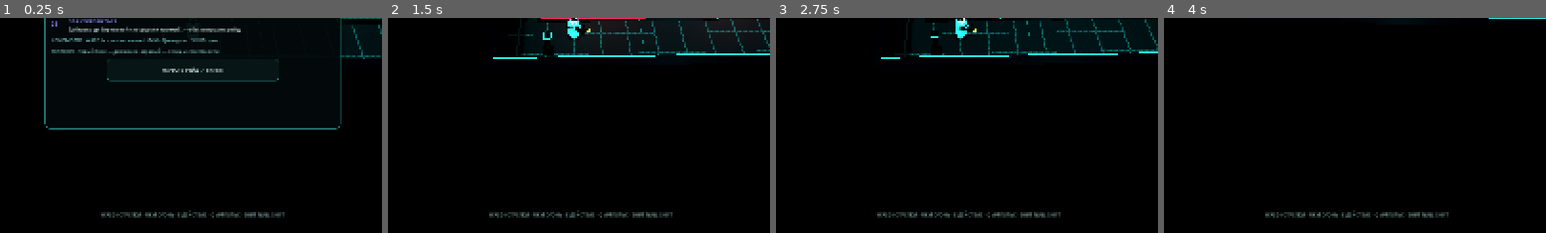
Above: before the commit, frames 1-4 (left to right).
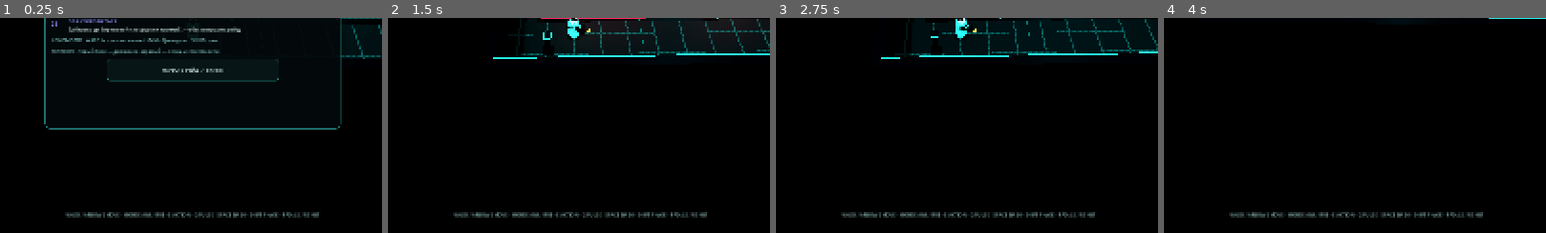
Above: after the commit, the same moments.

Repository: HADJAL001/osgard-world
Game: Godot game, scene res://scenes/main.tscn
Two runs of this game, one before a commit and one after it. Both use one fixed random seed, a clock stepped at 60 frames per second and the inputs below.
Inputs (mouse positions are % of the whole screen's width and height, from its top left):
- Up to frame 1 (0.25 s): no input
- Up to frame 2 (1.5 s): click "НАЧАТЬ РЕЙД / ENTER" at 0.5 s; click "DIAG / F3" at 1.25 s
- Up to frame 3 (2.75 s): click "QUALITY / CINEMATIC" at 2 s
- Up to frame 4 (4 s): tap Enter at 2.75, 3.6 s; move the mouse to (72, 45) at 2.77 s; hold Right 2.78-3.53 s; tap U at 2.85, 3.8 s; click (72, 45) at 2.92 s; tap Space at 3.02, 3.77 s; move the mouse to (30, 55) at 3.52 s; hold Down from 3.53 s (still down); click (30, 55) at 3.67 s
The pictures show only the part of the screen within x 25-75%, y 50-100%; the shares and areas given below are measured in that part.

The runs differ from the first frame. In frame 1, 1.0% of the frame differs, in the area x 17-84%, y 89-93%; in frame 2, 1.0%; in frame 3, 1.0%; in frame 4, 1.0%.

Commit message:
Add native Godot gamepad controls and aim assist

Diff:
--- a/godot/null-shift/scripts/main.gd
+++ b/godot/null-shift/scripts/main.gd
@@ -122,6 +122,13 @@
 var paused_game := false
 var mouse_firing := false
 var touch_firing := false
+var gamepad_device_id := -1
+var gamepad_mode_active := false
+var gamepad_move := Vector2.ZERO
+var gamepad_aim := Vector2.ZERO
+var gamepad_fire_held := false
+const GAMEPAD_MOVE_DEADZONE := 0.20
+const GAMEPAD_AIM_DEADZONE := 0.24
 var sound_enabled := true
 var reduced_motion := false
 var player_aim := Vector3.FORWARD
@@ -223,6 +230,11 @@
 
 func _ready() -> void:
 	_reset_runtime_collections()
+	if not Input.joy_connection_changed.is_connected(_on_joy_connection_changed):
+		Input.joy_connection_changed.connect(_on_joy_connection_changed)
+	var connected_gamepads: Array = Input.get_connected_joypads()
+	if not connected_gamepads.is_empty():
+		gamepad_device_id = int(connected_gamepads[0])
 	_load_career()
 	_resolve_shared_challenge()
 	_create_materials()
@@ -349,6 +361,7 @@
 func _physics_process(delta: float) -> void:
 	if paused_game or mission_finished:
 		return
+	_poll_gamepad_state()
 	var dt := minf(delta, 0.05)
 	fire_cooldown = maxf(0.0, fire_cooldown - dt)
 	dash_cooldown = maxf(0.0, dash_cooldown - dt)
@@ -363,20 +376,34 @@
 	_check_phase_lane_damage()
 	# Keep the evade window open through movement, hostile attacks and lane damage for this physics tick.
 	dash_timer = maxf(0.0, dash_timer - dt)
-	if touch_firing or mouse_firing:
+	if touch_firing or mouse_firing or gamepad_fire_held:
 		_fire_weapon()
 	if player_health <= 0.0:
 		_finish_mission(false)
 
 func _unhandled_input(event: InputEvent) -> void:
+	if event is InputEventMouseMotion:
+		_set_gamepad_mode(false)
+		return
 	if event is InputEventMouseButton and event.button_index == MOUSE_BUTTON_LEFT:
+		_set_gamepad_mode(false)
 		mouse_firing = event.pressed
+		return
+	if event is InputEventJoypadMotion:
+		var axis_event := event as InputEventJoypadMotion
+		if absf(axis_event.axis_value) >= GAMEPAD_MOVE_DEADZONE:
+			gamepad_device_id = axis_event.device
+			_set_gamepad_mode(true)
+		return
+	if event is InputEventJoypadButton:
+		_handle_gamepad_button(event as InputEventJoypadButton)
 		return
 	if not (event is InputEventKey):
 		return
 	var key_event := event as InputEventKey
 	if not key_event.pressed or key_event.echo:
 		return
+	_set_gamepad_mode(false)
 	var key := key_event.keycode
 	if briefing_visible:
 		if key in [KEY_ENTER, KEY_KP_ENTER, KEY_SPACE, KEY_ESCAPE, KEY_H]:
@@ -423,6 +450,111 @@
 				_buy_upgrade("weapon")
 		KEY_M:
 			_toggle_sound()
+
+func _on_joy_connection_changed(device: int, connected: bool) -> void:
+	if connected:
+		gamepad_device_id = device
+		return
+	if gamepad_device_id != device:
+		return
+	var connected_gamepads: Array = Input.get_connected_joypads()
+	gamepad_device_id = int(connected_gamepads[0]) if not connected_gamepads.is_empty() else -1
+	gamepad_move = Vector2.ZERO
+	gamepad_aim = Vector2.ZERO
+	gamepad_fire_held = false
+	if gamepad_device_id < 0:
+		_set_gamepad_mode(false)
+
+func _set_gamepad_mode(enabled: bool) -> void:
+	if gamepad_mode_active == enabled:
+		return
+	gamepad_mode_active = enabled
+	_update_input_hint()
+
+func _apply_gamepad_deadzone(value: Vector2, deadzone: float = GAMEPAD_MOVE_DEADZONE) -> Vector2:
+	var magnitude: float = minf(value.length(), 1.0)
+	if magnitude <= deadzone:
+		return Vector2.ZERO
+	var remapped: float = clampf((magnitude - deadzone) / maxf(0.001, 1.0 - deadzone), 0.0, 1.0)
+	return value.normalized() * remapped
+
+func _poll_gamepad_state() -> void:
+	var connected_gamepads: Array = Input.get_connected_joypads()
+	if not connected_gamepads.has(gamepad_device_id):
+		if connected_gamepads.is_empty():
+			gamepad_device_id = -1
+			gamepad_move = Vector2.ZERO
+			gamepad_aim = Vector2.ZERO
+			gamepad_fire_held = false
+			if gamepad_mode_active:
+				_set_gamepad_mode(false)
+			return
+		gamepad_device_id = int(connected_gamepads[0])
+		gamepad_move = Vector2.ZERO
+		gamepad_aim = Vector2.ZERO
+		gamepad_fire_held = false
+		return
+	var raw_move := Vector2(
+		Input.get_joy_axis(gamepad_device_id, JOY_AXIS_LEFT_X),
+		Input.get_joy_axis(gamepad_device_id, JOY_AXIS_LEFT_Y)
+	)
+	var raw_aim := Vector2(
+		Input.get_joy_axis(gamepad_device_id, JOY_AXIS_RIGHT_X),
+		Input.get_joy_axis(gamepad_device_id, JOY_AXIS_RIGHT_Y)
+	)
+	gamepad_move = _apply_gamepad_deadzone(raw_move, GAMEPAD_MOVE_DEADZONE)
+	gamepad_aim = _apply_gamepad_deadzone(raw_aim, GAMEPAD_AIM_DEADZONE)
+	var right_trigger: float = Input.get_joy_axis(gamepad_device_id, JOY_AXIS_TRIGGER_RIGHT)
+	gamepad_fire_held = Input.is_joy_button_pressed(gamepad_device_id, JOY_BUTTON_RIGHT_SHOULDER) or right_trigger > 0.35
+	if gamepad_move.length_squared() > 0.003 or gamepad_aim.length_squared() > 0.003 or gamepad_fire_held:
+		_set_gamepad_mode(true)
+
+func _handle_gamepad_button(event: InputEventJoypadButton) -> void:
+	if event.pressed:
+		gamepad_device_id = event.device
+		_set_gamepad_mode(true)
+	if not event.pressed:
+		return
+	var button: int = event.button_index
+	if briefing_visible:
+		if button in [JOY_BUTTON_A, JOY_BUTTON_START]:
+			_dismiss_briefing()
+			get_viewport().set_input_as_handled()
+		return
+	if terminal_active:
+		var cipher_key: int = -1
+		match button:
+			JOY_BUTTON_DPAD_UP:
+				cipher_key = KEY_UP
+			JOY_BUTTON_DPAD_LEFT:
+				cipher_key = KEY_LEFT
+			JOY_BUTTON_DPAD_DOWN:
+				cipher_key = KEY_DOWN
+			JOY_BUTTON_DPAD_RIGHT:
+				cipher_key = KEY_RIGHT
+		if cipher_key >= 0:
+			_submit_cipher_key(cipher_key)
+			get_viewport().set_input_as_handled()
+			return
+		if button != JOY_BUTTON_A and button != JOY_BUTTON_START and button != JOY_BUTTON_BACK and button != JOY_BUTTON_LEFT_SHOULDER:
+			return
+	match button:
+		JOY_BUTTON_A:
+			_interact()
+		JOY_BUTTON_B:
+			_try_dash()
+		JOY_BUTTON_X:
+			_deploy_pulse()
+		JOY_BUTTON_Y:
+			_shift_layer()
+		JOY_BUTTON_START:
+			_set_pause(not paused_game)
+		JOY_BUTTON_BACK:
+			_toggle_diagnostics()
+		JOY_BUTTON_LEFT_SHOULDER:
+			_toggle_loadout()
+		# RB/RT fires while held; polling keeps the trigger responsive with no key-repeat.
+	get_viewport().set_input_as_handled()
 
 func _create_materials() -> void:
 	materials["floor"] = _material(Color(0.035, 0.063, 0.071), Color(0.02, 0.12, 0.12), 0.15, 0.28, 0.82)
@@ -1455,6 +1587,8 @@
 		float(mobile_actions.get("right", false)) - float(mobile_actions.get("left", false)),
 		float(mobile_actions.get("down", false)) - float(mobile_actions.get("up", false))
 	)
+	if gamepad_mode_active:
+		move += gamepad_move
 	return move.normalized() if move.length() > 1.0 else move
 
 func _move_player(_delta: float) -> void:
@@ -1545,6 +1679,23 @@
 				direction = quantum_core.global_position - player.global_position
 			else:
 				direction = extraction.global_position - player.global_position
+	elif gamepad_mode_active:
+		if gamepad_aim.length_squared() > 0.003:
+			var stick_direction := Vector3(gamepad_aim.x, 0.0, gamepad_aim.y).normalized()
+			direction = stick_direction
+			var selected := _select_aim_target(stick_direction, false)
+			aim_target_node = selected["node"] as Node3D if not selected.is_empty() else null
+			if is_instance_valid(aim_target_node):
+				var target_direction: Vector3 = aim_target_node.global_position - player.global_position
+				target_direction.y = 0.0
+				if target_direction.length_squared() > 0.01:
+					var alignment: float = stick_direction.dot(target_direction.normalized())
+					if alignment > 0.88:
+						var assist_weight: float = clampf((alignment - 0.88) / 0.12, 0.0, 1.0) * 0.14
+						direction = stick_direction.slerp(target_direction.normalized(), assist_weight)
+		else:
+			aim_target_node = null
+			direction = Vector3(player_aim.x, 0.0, player_aim.z)
 	else:
 		var mouse := get_viewport().get_mouse_position()
 		var ray_origin := camera.project_ray_origin(mouse)
@@ -1590,7 +1741,8 @@
 			if facing.length_squared() < 0.001:
 				continue
 			alignment = facing.dot(offset / distance)
-			if alignment < 0.965:
+			var minimum_alignment: float = 0.88 if gamepad_mode_active else 0.965
+			if alignment < minimum_alignment:
 				continue
 		if not _has_clear_path_to_aim_target(body):
 			continue
@@ -3195,6 +3347,8 @@
 	sound_button = _add_button(action_stack, "ЗВУК / ВКЛ" if sound_enabled else "ЗВУК / ВЫКЛ", _toggle_sound, Vector2(176.0, 27.0))
 
 func _set_mobile_action(action: String, pressed: bool) -> void:
+	if pressed:
+		_set_gamepad_mode(false)
 	match action:
 		"up", "down", "left", "right":
 			mobile_actions[action] = pressed
@@ -3445,6 +3599,7 @@
 		mobile_dash_button.text = "РЫВОК" if dash_cooldown <= 0.02 else "РЫВОК %.1f" % dash_cooldown
 		mobile_dash_button.disabled = dash_cooldown > 0.02 or paused_game or mission_finished or terminal_active or briefing_visible
 	telemetry_label.text = "HOSTILES %02d  ·  DEVICES %02d  ·  CONTRACT %02d" % [guards.size(), _living_device_count(), current_contract + 1]
+	_update_input_hint()
 	if diagnostics_enabled:
 		var samples := frame_samples.duplicate()
 		samples.sort()
@@ -3460,6 +3615,19 @@
 			effects.size(), beam_pool.size(), ring_pool.size(), spark_pool.size(), effect_pool_exhaustions,
 			dash_trails_emitted, guards.size(), _living_device_count(), phase_lane_disruptions, dash_evasions, dash_cooldown, active_impact_lights, impact_light_pool.size(), profile
 		]
+
+func _update_input_hint() -> void:
+	if not is_instance_valid(bottom_hint):
+		return
+	var hint: String
+	if mobile_controls_visible:
+		hint = "TOUCH · MOVE / FIRE / ACTION · DASH · PULSE · PHASE SHIFT"
+	elif gamepad_mode_active:
+		hint = "GAMEPAD · LS MOVE · RS AIM · RT/RB FIRE · A ACTION · B DASH · X PULSE · Y PHASE · START PAUSE"
+	else:
+		hint = "WASD / ARROWS MOVE · MOUSE AIM / FIRE · E ACTION · Q PULSE · SPACE DASH · SHIFT PHASE · PAD: LS / RS / RT"
+	if bottom_hint.text != hint:
+		bottom_hint.text = hint
 
 func _living_device_count() -> int:
 	var count := 0
